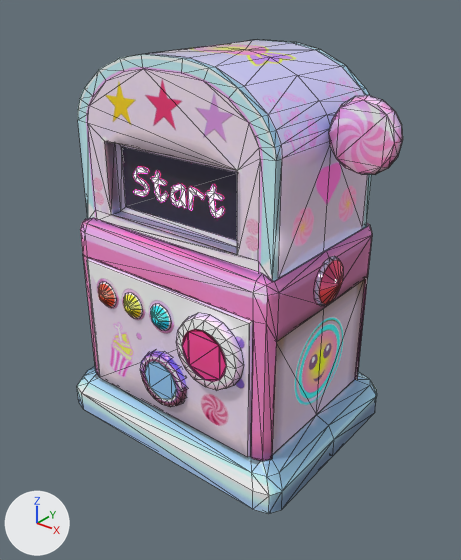
Renders of the glTF model Candy/Misc/CandyStartTerminal.glb from each side of a commit.
Rendered twice from a 50 mm lens placed at (2.4, -2.95, 2.85), pointed at (0.12, -0.1, 1.08). The axes (+X, +Y, +Z) are drawn at lower left. The lights are the same throughout. Mesh edges are drawn as thin lines. Objects named as collision shapes, trigger or cutter boxes, shadow casters or lower levels of detail are left out. Where no turn or scale is listed for an object, it has been applied to the vertices. Vertices at the same position are counted once.

The first picture shows 'startTerminal'.
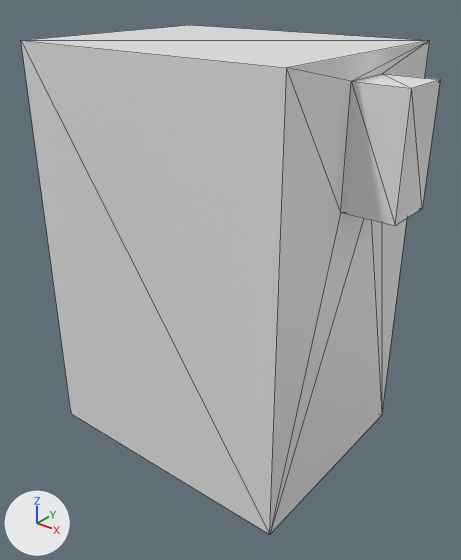
Patch to the scene script:
```diff
--- a/Candy/Misc/CandyStartTerminal.glb.py
+++ b/Candy/Misc/CandyStartTerminal.glb.py
@@ me_cubo_005 @@
 # used by ob_startterminal; location = (0.0, 0.0, 0.031); scale = (0.233, 0.233, 0.233)
-me_cubo_005.from_pydata(...)  # 1132 vertices, 1666 faces; spans x -3.83..4.79, y -2.96..2.96, z -0.13..10.39
-me_cubo_005.materials.append(mat_startterminal_mat)
-me_cubo_005.materials.append(mat_emision1)  # white #e7d8e5
-me_cubo_005.materials.append(mat_emision2)  # cyan #00c9e7
+me_cubo_005.from_pydata(...)  # 16 vertices, 28 faces; spans x -0.9..1.2, y -0.71..0.71, z -1.0..1.59
+# me_cubo_005 part 1: 1132 vertices removed from x -3.83..4.79, y -2.96..2.96, z -0.13..10.39; 16 vertices added at x -0.9..1.2, y -0.71..0.71, z -1.0..1.59
@@ ob_startterminal @@
 ob_startterminal = bpy.data.objects.new('startTerminal', me_cubo_005)
-ob_startterminal.location = (0.0, 0.0, 0.031)
-ob_startterminal.scale = (0.233, 0.233, 0.233)
+ob_startterminal.location = (0.0, 0.0, 0.906)
```

Location of each change, (x1, y1, x2, y2) in pixels of the pictures (461 x 560 px):
'startTerminal', reshaped, moved, rescaled (28% wider, 7% taller): before (77, 40, 403, 514); after (21, 25, 440, 534)
